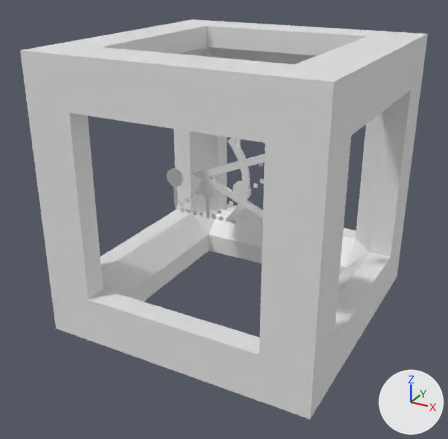
The FBX model ImmersiveMeasuring/Assets/IMT/Resources/Model/Measurement/IMT_DataCube.fbx: old version first, new version second.
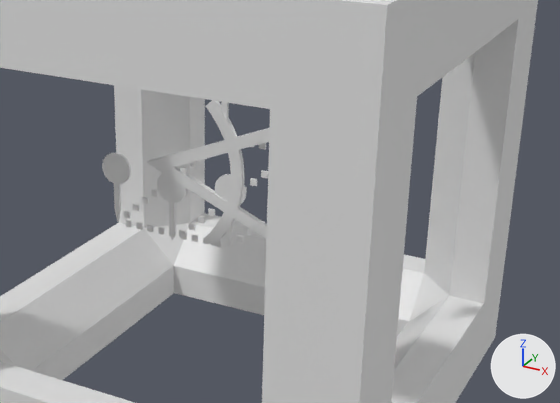
Each version is shown whole from a 50 mm lens placed at (0.196, -0.38, 0.158), pointed at (-0.005, -0.015, -0.025), then close up on the part from 24% to 97% of the width and 18% to 72% of the height. Lighting does not change. The marker at lower right points along +X, +Y and +Z. Where no turn or scale is listed for an object, it has been applied to the vertices.

Names of what the first close-up shows: 'Arc', 'Area', 'Distance', 'ItemCube'.
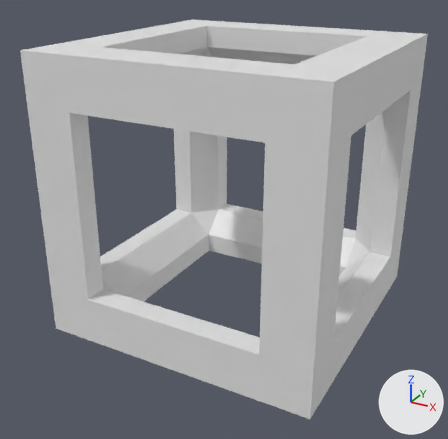
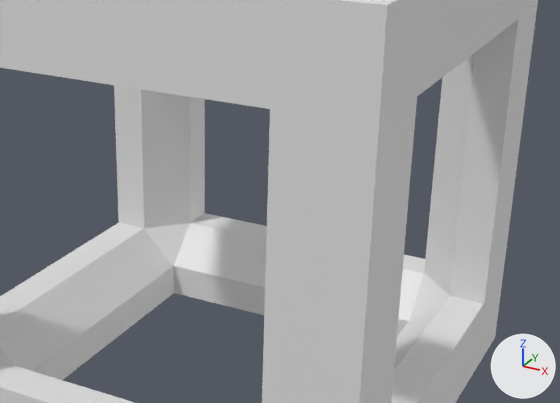
Commit message: DataCube update

Location of each change, [x1, y1, x2, y2] in pixels of the close-ups (560 x 403 px):
'Arc', deleted: before [146, 100, 269, 246]
'Area', deleted: before [102, 102, 266, 247]
'Distance', deleted: before [157, 170, 268, 241]

Diff of the bpy script that builds the scene:
```diff
--- a/ImmersiveMeasuring/Assets/IMT/Resources/Model/Measurement/IMT_DataCube.fbx.py
+++ b/ImmersiveMeasuring/Assets/IMT/Resources/Model/Measurement/IMT_DataCube.fbx.py
@@ ob_arc @@
-ob_arc = bpy.data.objects.new('Arc', me_text_001)
-ob_arc.location = (0.0, 0.0, 0.0)
@@ ob_distance @@
-ob_distance = bpy.data.objects.new('Distance', me_cube_015)
-ob_distance.location = (0.0, 0.0, 0.0)
@@ ob_area @@
-ob_area = bpy.data.objects.new('Area', me_cube_028)
-ob_area.location = (0.0, 0.0, 0.0)
```
